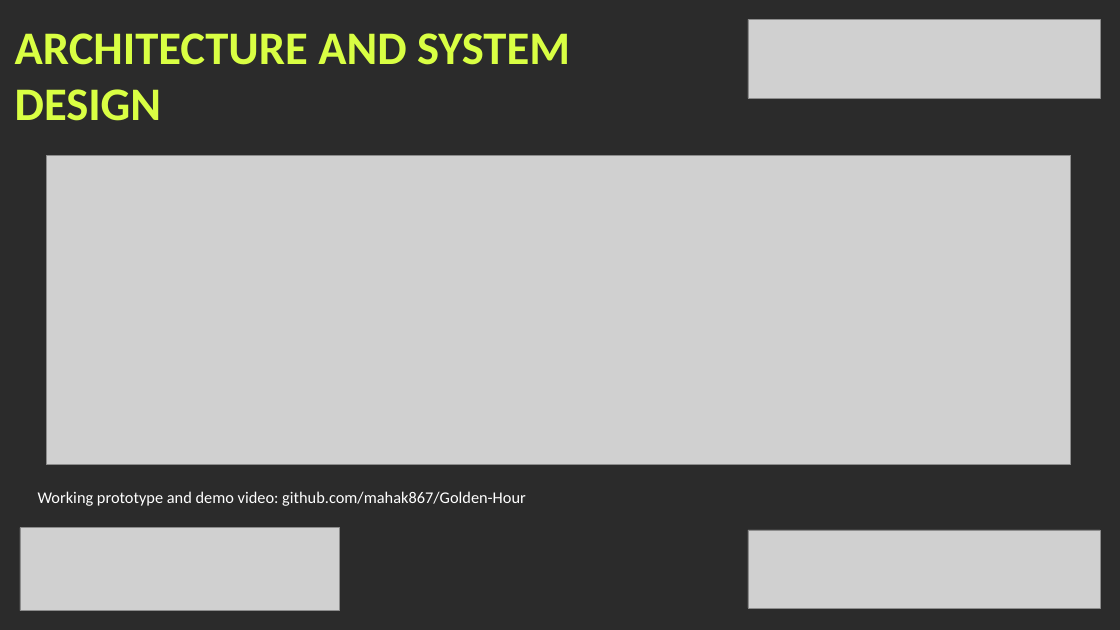
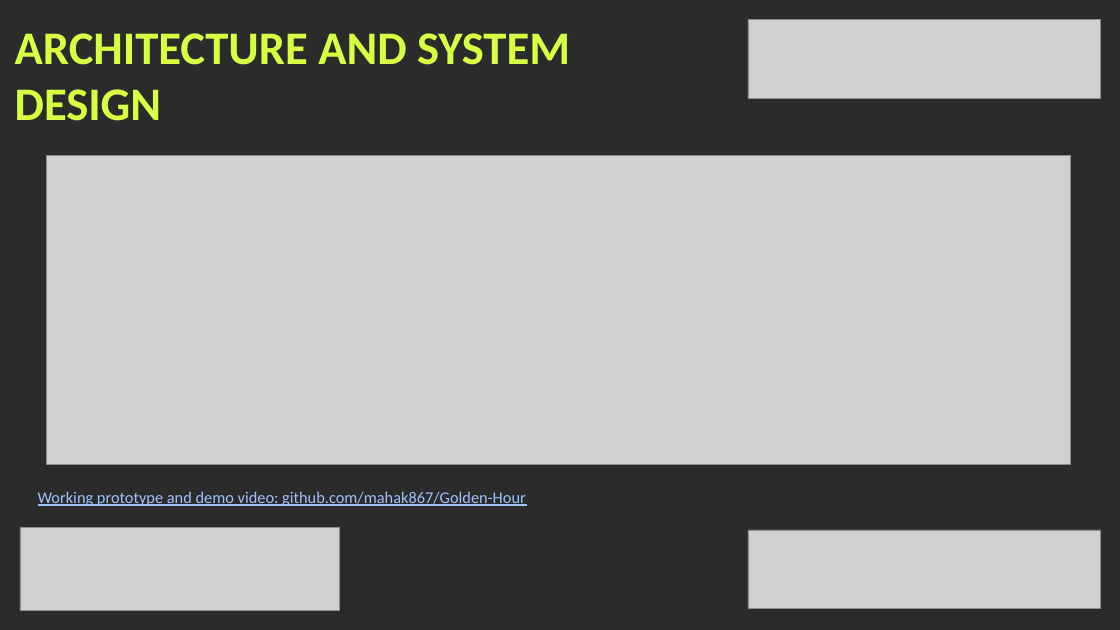
Before and after one commit to mahak867/Golden-Hour, a slide deck: slide 4 of deck/GoldenHour_KHacks4_Submission_Visual.pptx. Drawn at 1120x630 pixels with LibreOffice and Linux fonts; fonts in the diff are those of the drawing; grey boxes stand for pictures; background and template pictures are left out; a plain dark background stands for a picture behind light text. Boxes give left, top, right and bottom in pixels: in the first picture for what was removed or moved away, otherwise in the second. Text is boxed around its words. In the diff, an @@ line names an element or a change of style, - is before the commit and + after.

Commit message:
Correct facts after source check
RBI Third Amendment Directions take effect 1 Jan 2027; clarify the SOP
per-account threshold; drop the 2025 India loss figure (sources disagree);
link the repo in the deck and lighten link colour for the dark slides.

```diff
--- a/deck/GoldenHour_KHacks4_Submission_Visual.pptx
+++ b/deck/GoldenHour_KHacks4_Submission_Visual.pptx
@@ text "Working prototype and demo video: ..." at [38,491,526,506]: text colour #FFFFFF to #9CC3FF, underline on @@
```
Also in this commit, not shown: 1 other slide changed, 14 other files.
